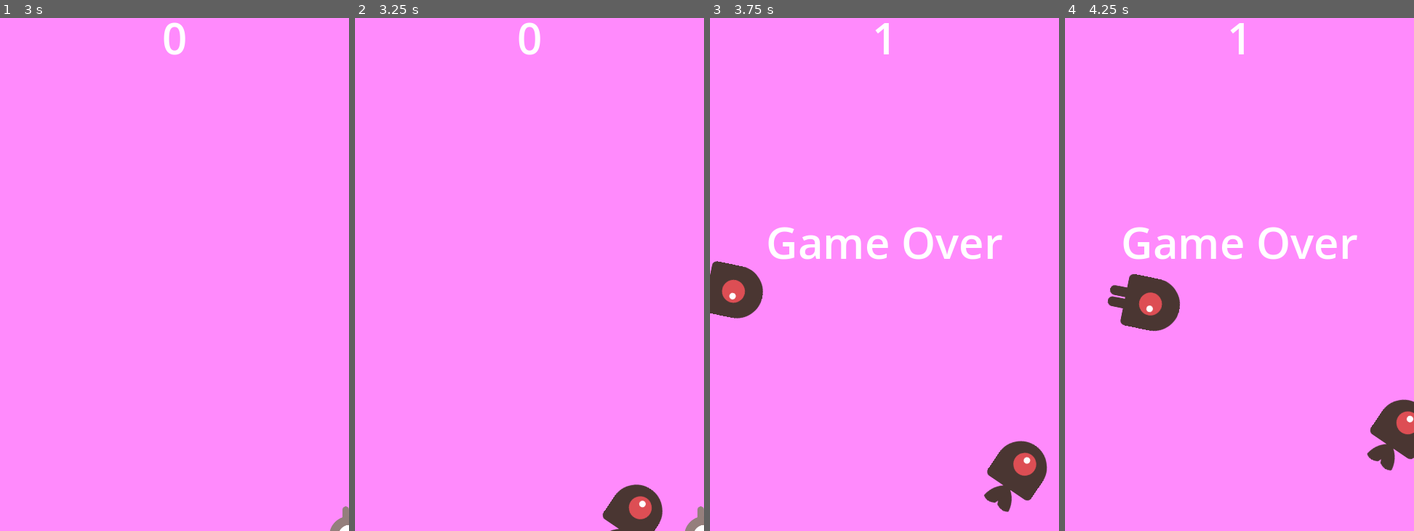
Above: before the commit, frames 1-4 (left to right).
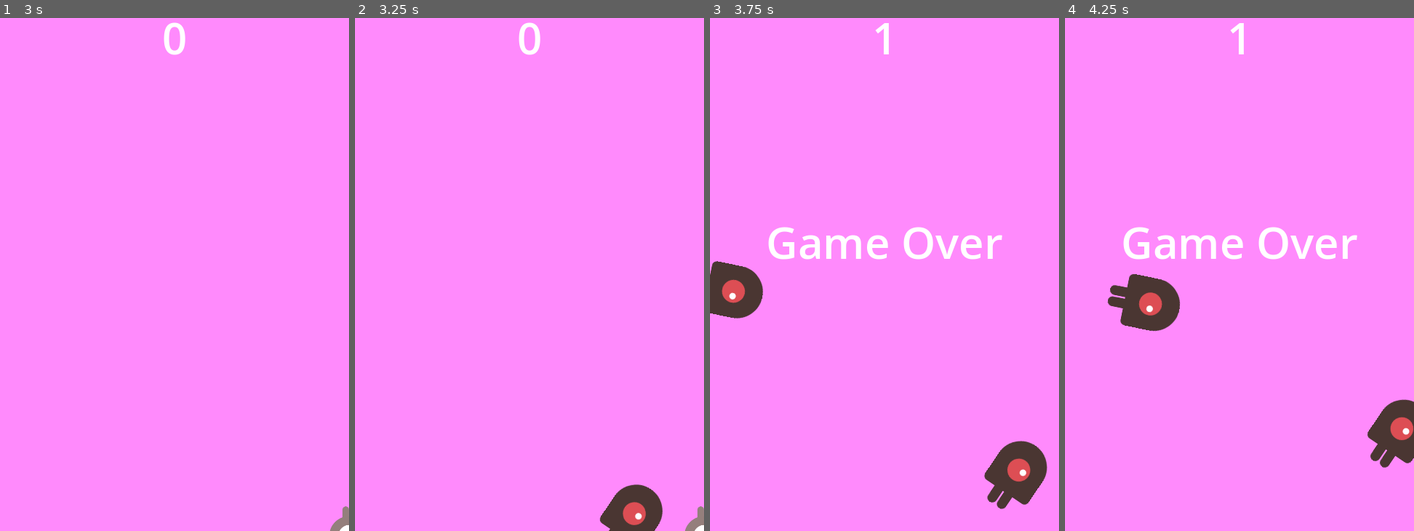
Above: after the commit, the same moments.

Repository: AdrianSasin/dodgeTheCreeps
Game: Godot game, scene res://Main.tscn
Two runs of this game, one before a commit and one after it. Both use one fixed random seed, a clock stepped at 60 frames per second and the inputs below.
Inputs:
- Up to frame 1 (3 s): click "Start" at 0.5 s; tap Enter at 1.25 s; hold D (move_right) 1.28-2.03 s; tap Space at 1.52, 2.27 s; hold S (move_down) 2.03-2.78 s; hold D (move_right) from 2.78 s (still down)
- Up to frame 2 (3.25 s): keep holding D (move_right)
- Up to frame 3 (3.75 s): release D (move_right) at 3.53 s; hold W (move_up) from 3.53 s (still down)
- Up to frame 4 (4.25 s): keep holding W (move_up); tap Space at 3.77 s

Frame 1 is identical in both runs. In frame 2, 0.3% of the frame differs, in the area x 70-89%, y 93-100%; in frame 3, 0.5%, in the area x 78-97%, y 83-97%; in frame 4, 0.4%.

Commit message:
ustawenie animacji moba na "walk"

Diff:
--- a/Mob.gd
+++ b/Mob.gd
@@ -2,8 +2,8 @@
 
 func _ready():
 	$AnimatedSprite2D.play()
-	var mob_types = Array($AnimatedSprite2D.sprite_frames.get_animation_names())
-	$AnimatedSprite2D.animation = mob_types.pick_random()
+	##var mob_types = Array($AnimatedSprite2D.sprite_frames.get_animation_names())
+	$AnimatedSprite2D.animation = "walk"
 
 
 func _on_VisibilityNotifier2D_screen_exited():
--- a/Mob.tscn
+++ b/Mob.tscn
@@ -10,17 +10,35 @@
 
 [sub_resource type="SpriteFrames" id="1"]
 animations = [{
-"frames": [ExtResource( "6" ), ExtResource( "7" )],
+"frames": [{
+"duration": 1.0,
+"texture": ExtResource("2")
+}, {
+"duration": 1.0,
+"texture": ExtResource("3")
+}],
+"loop": true,
+"name": &"fly",
+"speed": 3.0
+}, {
+"frames": [{
+"duration": 1.0,
+"texture": ExtResource("6")
+}, {
+"duration": 1.0,
+"texture": ExtResource("7")
+}],
 "loop": true,
 "name": &"swim",
 "speed": 4.0
 }, {
-"frames": [ExtResource( "2" ), ExtResource( "3" )],
-"loop": true,
-"name": &"fly",
-"speed": 3.0
+"frames": [{
+"duration": 1.0,
+"texture": ExtResource("4")
 }, {
-"frames": [ExtResource( "4" ), ExtResource( "5" )],
+"duration": 1.0,
+"texture": ExtResource("5")
+}],
 "loop": true,
 "name": &"walk",
 "speed": 4.0
@@ -30,19 +48,20 @@
 radius = 37.0
 height = 100.0
 
-[node name="Mob" type="RigidDynamicBody2D" groups=["mobs"]]
+[node name="Mob" type="RigidBody2D" groups=["mobs"]]
 collision_mask = 0
 gravity_scale = 0.0
-script = ExtResource( "1" )
+script = ExtResource("1")
 
 [node name="AnimatedSprite2D" type="AnimatedSprite2D" parent="."]
 scale = Vector2(0.75, 0.75)
-frames = SubResource( "1" )
+sprite_frames = SubResource("1")
 animation = &"walk"
+frame_progress = 0.06851988
 
 [node name="CollisionShape2D" type="CollisionShape2D" parent="."]
 rotation = 1.5708
-shape = SubResource( "2" )
+shape = SubResource("2")
 
 [node name="VisibleOnScreenNotifier2D" type="VisibleOnScreenNotifier2D" parent="."]
 
Not shown: 1 places in Mob.tscn that only renumber resources
